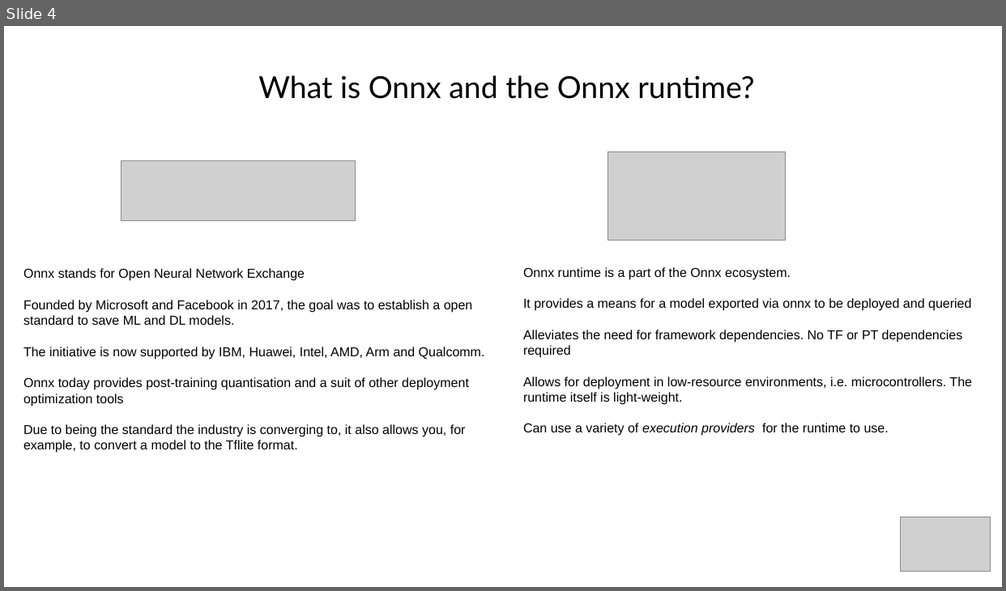
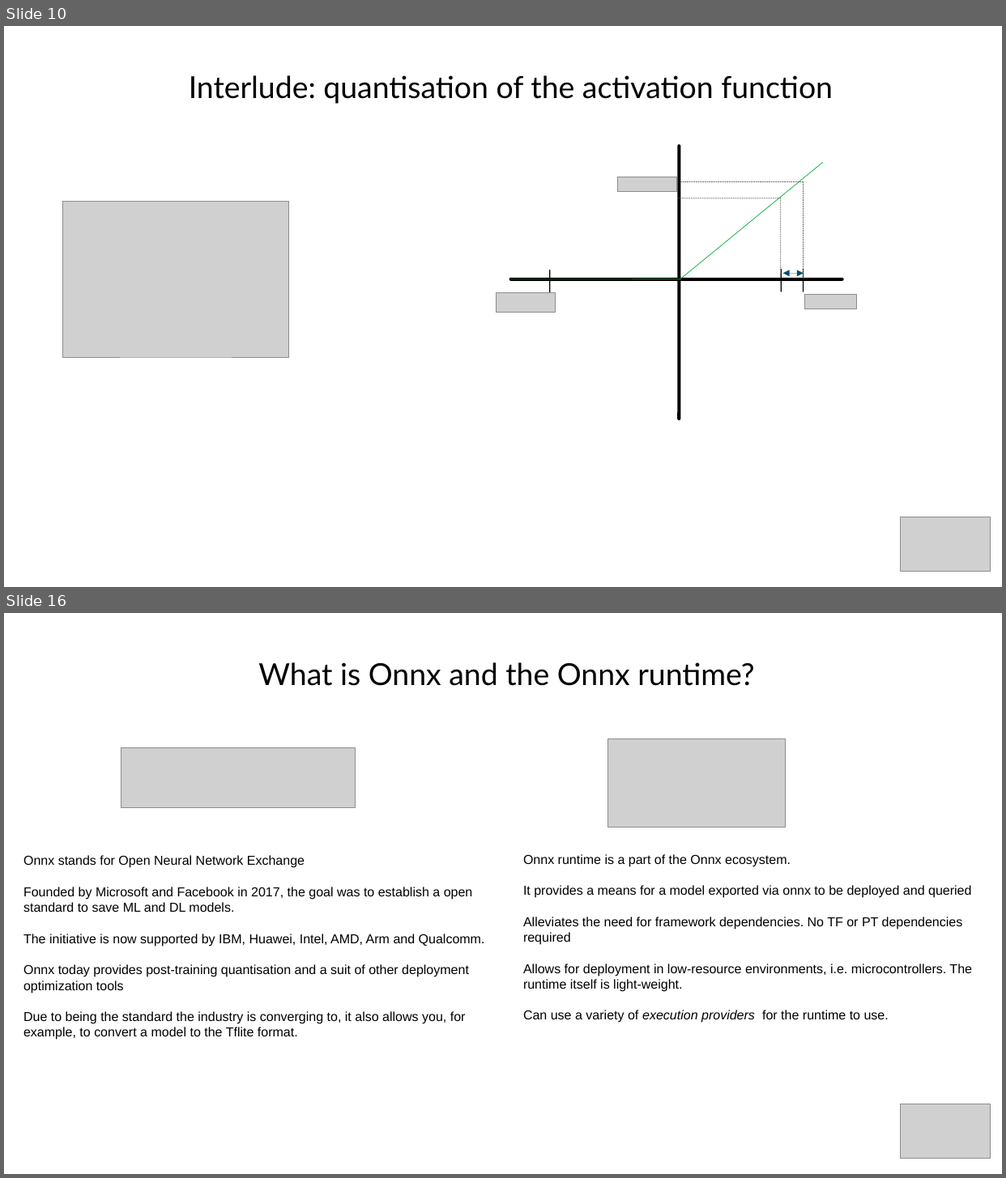
Before and after one commit to akinwilson/heed, a slide deck: reducing-inference-time.odp. Shown one above the other, each under a label of ours: slide 4 before the commit, slides 10 and 16 after it; the slides between them are not shown. The pictures are 1006x591 and 1006x1178 pixels, drawn with LibreOffice and Linux fonts; fonts in the diff are those of the drawing; grey boxes stand for pictures; background and template pictures are left out. Boxes give left, top, right and bottom in pixels: in the first picture for what was removed or moved away, otherwise in the second. Text is boxed around its words. In the diff, an @@ line names an element or a change of style, - is before the commit and + after.

```diff
--- a/reducing-inference-time.odp
+++ b/reducing-inference-time.odp
@@ slide 10 added at bbox=[4, 26, 1002, 587], background #FFFFFF @@
@@ title added at bbox=[189, 75, 833, 104], 28 pt, text #000000 @@
+Interlude: quantisation of the activation function
@@ line added from (680, 419) to (680, 146), #000000 3 pt @@
@@ line added from (823, 162) to (680, 280), #00A933 0.51 pt @@
@@ picture added at bbox=[617, 177, 677, 192] @@
@@ line added from (803, 182) to (680, 182), #666666 0.51 pt dashed @@
@@ line added from (803, 182) to (803, 280), #666666 0.51 pt dashed @@
@@ picture added at bbox=[62, 202, 288, 357] @@
@@ line added from (781, 199) to (677, 199), #666666 0.51 pt dashed @@
@@ line added from (781, 199) to (781, 276), #666666 0.51 pt dashed @@
@@ picture added at bbox=[496, 292, 555, 312] @@
@@ line added from (511, 280) to (842, 280), #000000 3 pt @@
@@ line added from (680, 280) to (511, 280), #00A933 0.51 pt @@
@@ line added from (550, 292) to (550, 270), #000000 0.99 pt @@
@@ line added from (782, 292) to (782, 269), #000000 0.79 pt @@
@@ double arrow added from (783, 273) to (803, 273), #004E6F 0 pt @@
@@ line added from (803, 292) to (803, 269), #000000 0.99 pt @@
@@ picture added at bbox=[804, 294, 856, 309] @@
@@ picture added at bbox=[901, 517, 991, 572] @@
@@ what was slide 4 is now slide 16 @@
```
Also in this commit, not shown: 9 slides changed, 12 other slides added, 1 slide removed.
